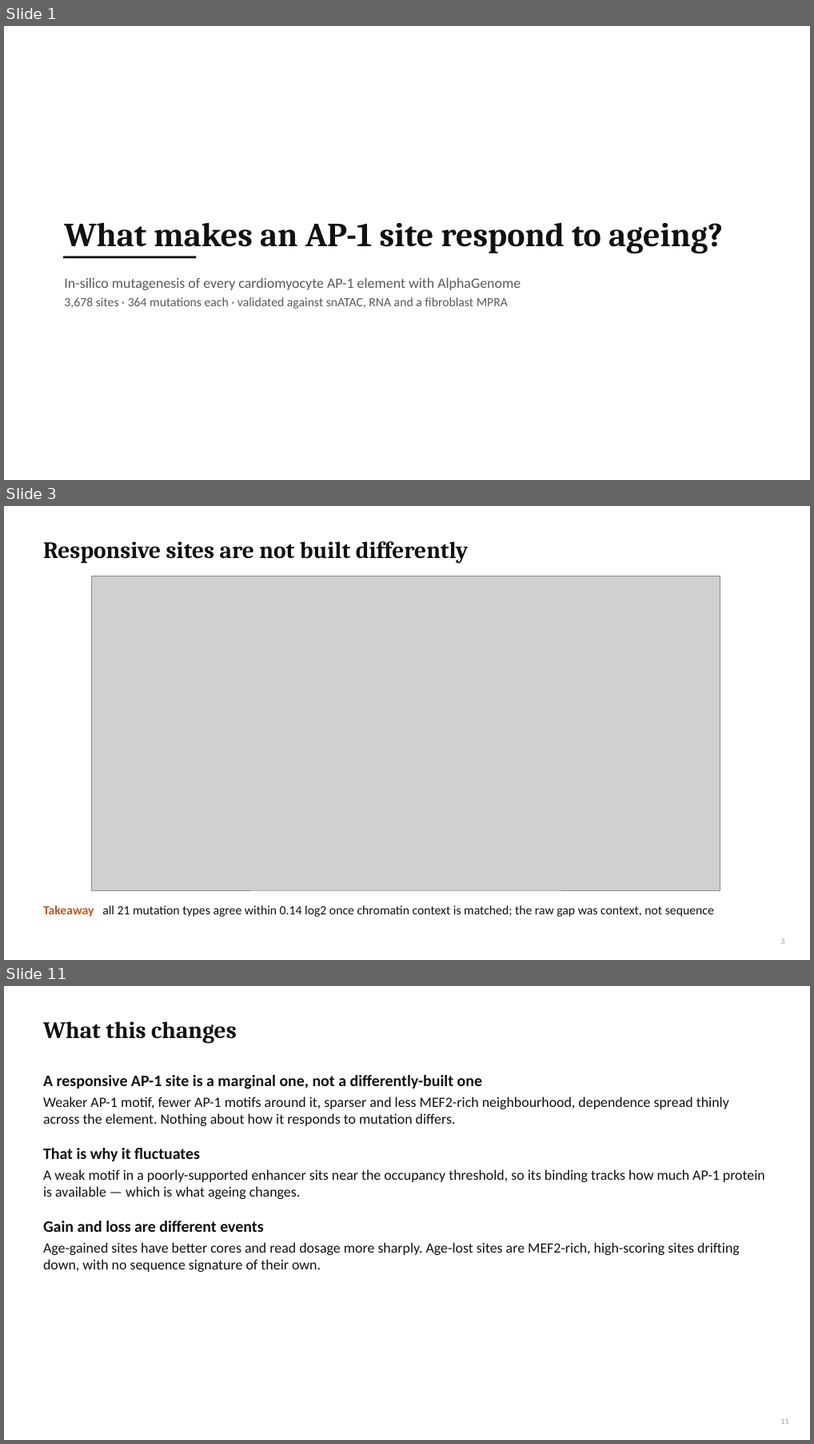
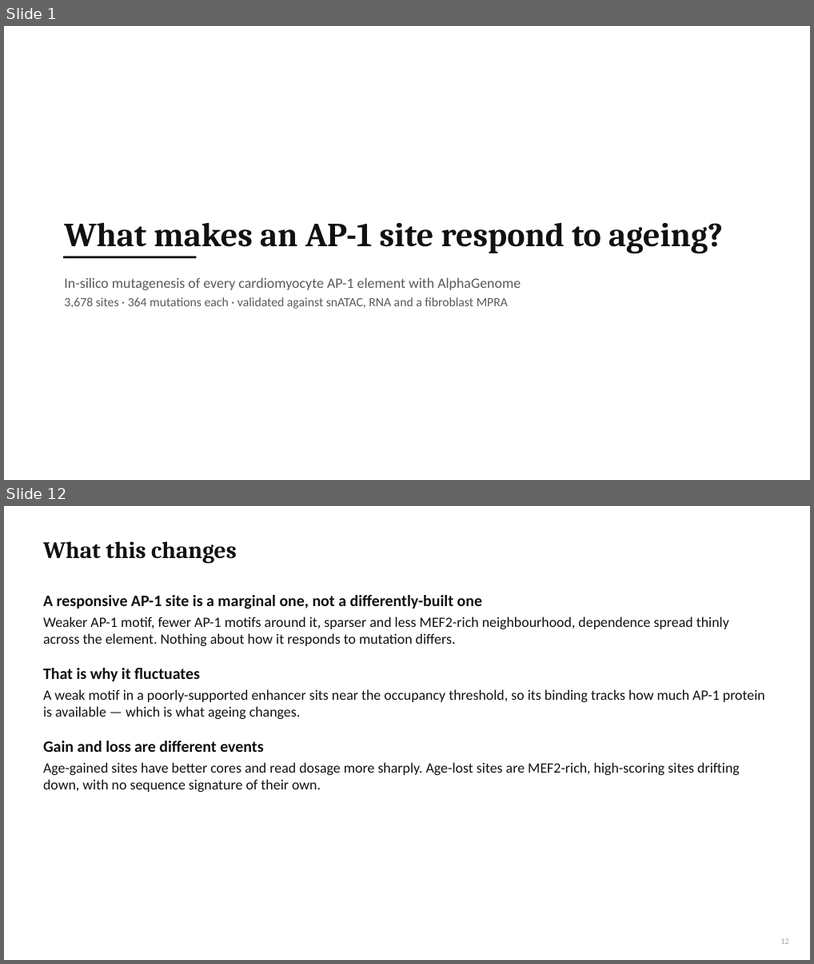
Before and after one commit to cytokine4242/Alpha_Genome_Ap1, a slide deck: Analysis/AP1_AlphaGenome_results.pptx. Shown one above the other, each under a label of ours: slides 1, 3 and 11 before the commit, slides 1 and 12 after it; the slides between them are not shown. The pictures are 814x1444 and 814x964 pixels, drawn with LibreOffice and Linux fonts; fonts in the diff are those of the drawing; grey boxes stand for pictures. Boxes give left, top, right and bottom in pixels: in the first picture for what was removed or moved away, otherwise in the second. Text is boxed around its words. In the diff, an @@ line names an element or a change of style, - is before the commit and + after.

```diff
--- a/Analysis/AP1_AlphaGenome_results.pptx
+++ b/Analysis/AP1_AlphaGenome_results.pptx
@@ slide 3 removed at <box>4,506,810,960</box>, background #FFFFFF @@
@@ title removed at <box>43,541,469,563</box> @@
-Responsive sites are not built differently
@@ picture removed at <box>92,576,721,890</box> @@
@@ text removed at <box>43,905,714,916</box> @@
-Takeaway all 21 mutation types agree within 0.14 log2 once chromatin context is matched; the raw gap was context, not sequence
@@ page number removed at <box>781,938,785,944</box> @@
-3
@@ what was slide 11 is now slide 12 @@
```
Also in this commit, not shown: 5 slides changed, 5 slides added, 3 other slides removed, 44 other files.
